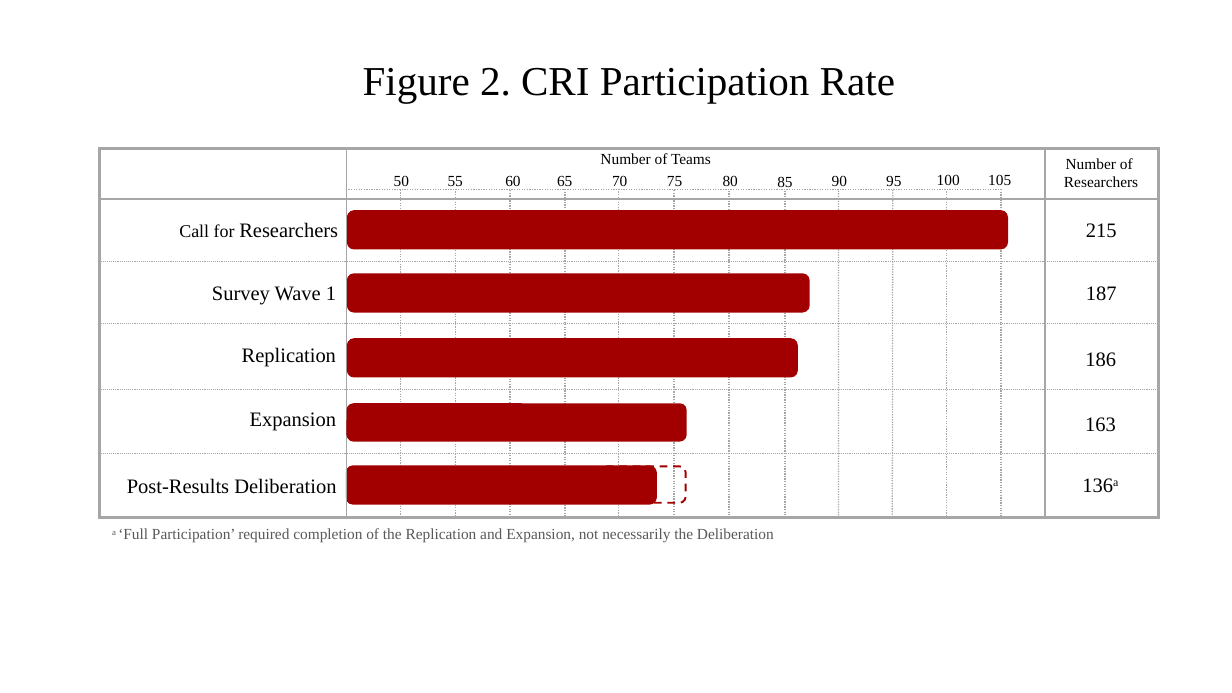
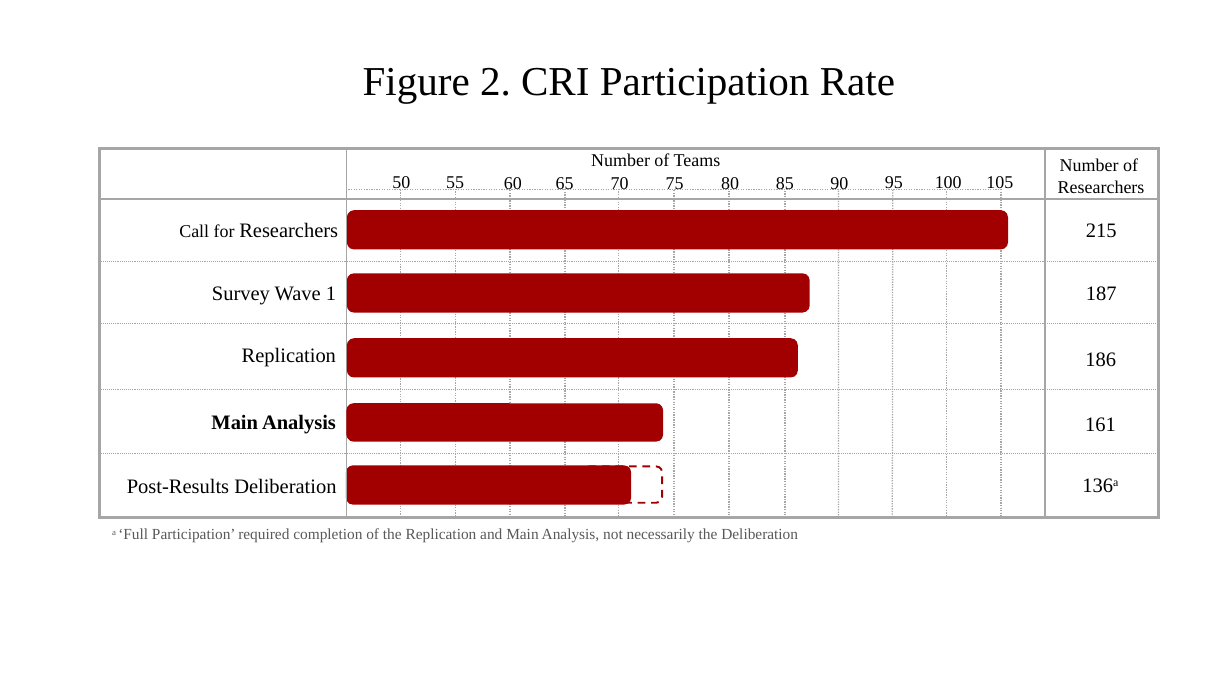
Before and after one commit to nbreznau/CRI, a slide deck: slide 3 of results/Fig1and2_timeline.pptx. Drawn at 1232x693 pixels with LibreOffice and Linux fonts; fonts in the diff are those of the drawing. Boxes give left, top, right and bottom in pixels: in the first picture for what was removed or moved away, otherwise in the second. Text is boxed around its words. In the diff, an @@ line names an element or a change of style, - is before the commit and + after.

```diff
--- a/results/Fig1and2_timeline.pptx
+++ b/results/Fig1and2_timeline.pptx
@@ size 12 to 14 pt in 14 elements at [591, 153, 721, 166], [392, 176, 410, 193], [446, 176, 464, 193], [504, 177, 522, 191], [556, 177, 574, 193], [611, 177, 629, 193], [666, 177, 684, 194], [885, 176, 903, 193], [935, 176, 962, 192], [830, 177, 848, 192], [776, 177, 794, 194], [721, 177, 739, 192], [986, 176, 1013, 190], [1058, 158, 1145, 193] @@
@@ text at [211, 414, 336, 434]: text changed; bold on @@
-Expansion
+Main Analysis
@@ rounded rectangle: place and size @@
-rounded rectangle at [348, 404, 686, 440]
+rounded rectangle at [348, 404, 663, 440]
@@ text at [1085, 417, 1116, 432]: text changed @@
-163
+161
@@ rounded rectangle: place and size @@
-rounded rectangle at [347, 467, 656, 504]
+rounded rectangle at [347, 467, 630, 504]
@@ rounded rectangle: place and size @@
-rounded rectangle at [596, 467, 686, 503]
+rounded rectangle at [579, 467, 663, 503]
@@ text at [112, 528, 798, 543]: text changed @@
-a ‘Full Participation’ required completion of the Replication and Expansion, not necessarily the Deliberation
+a ‘Full Participation’ required completion of the Replication and Main Analysis, not necessarily the Deliberation
```
Also in this commit, not shown: 1 other slide changed, 25 other files.
